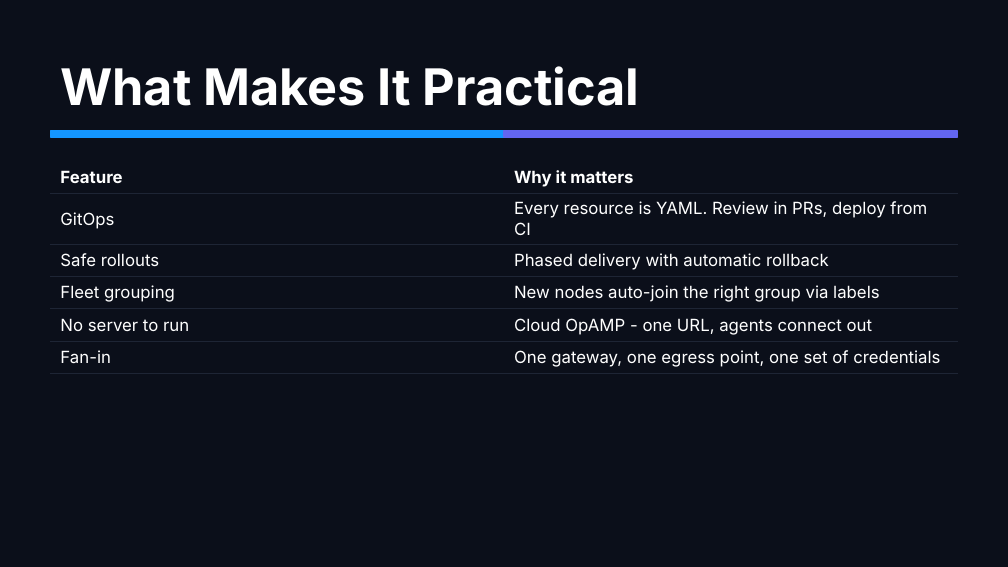
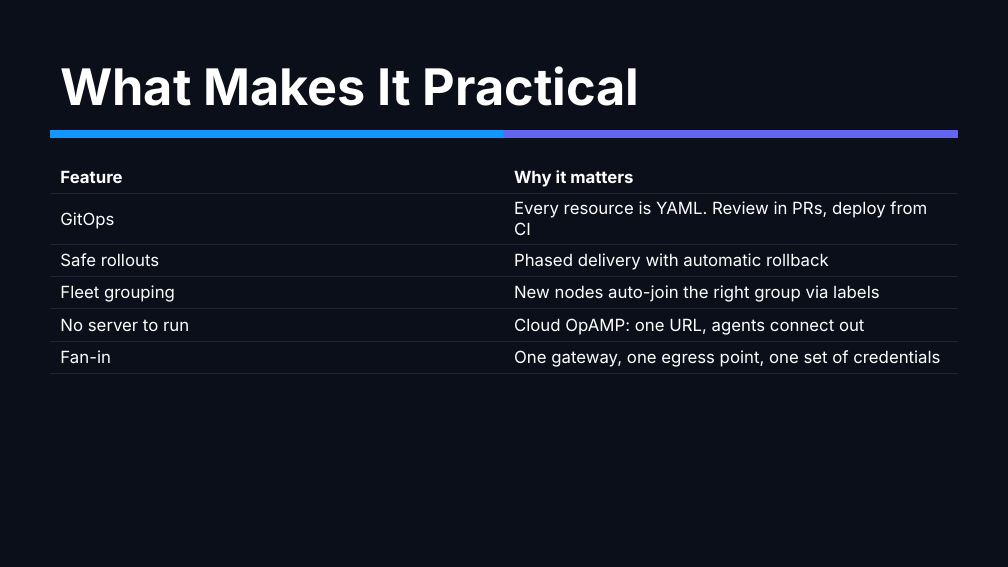
Before and after one commit to mreider/astroshop-bindplane-labs, a slide deck: slide 56 of docs/bindplane-primer/bindplane-primer.pptx. Drawn at 1008x567 pixels with LibreOffice and Linux fonts; fonts in the diff are those of the drawing. Boxes give left, top, right and bottom in pixels: in the first picture for what was removed or moved away, otherwise in the second. Text is boxed around its words. In the diff, an @@ line names an element or a change of style, - is before the commit and + after.

```diff
--- a/docs/bindplane-primer/bindplane-primer.pptx
+++ b/docs/bindplane-primer/bindplane-primer.pptx
@@ table at [50,161,958,371] @@
-row 5, column 2: Cloud OpAMP - one URL, agents connect out
+row 5, column 2: Cloud OpAMP: one URL, agents connect out
```
Also in this commit, not shown: 2 other slides changed, 2 other files.
